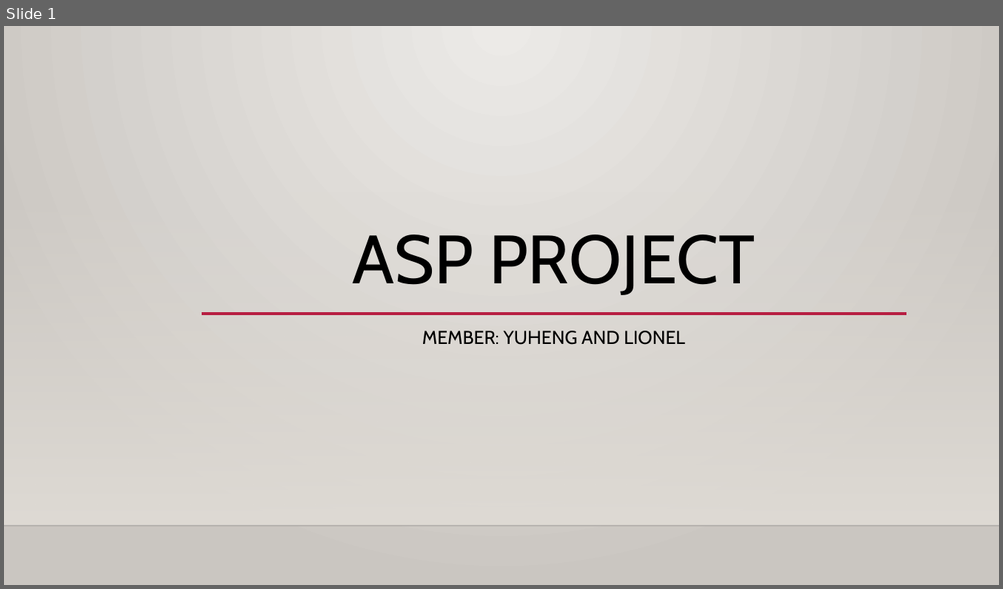
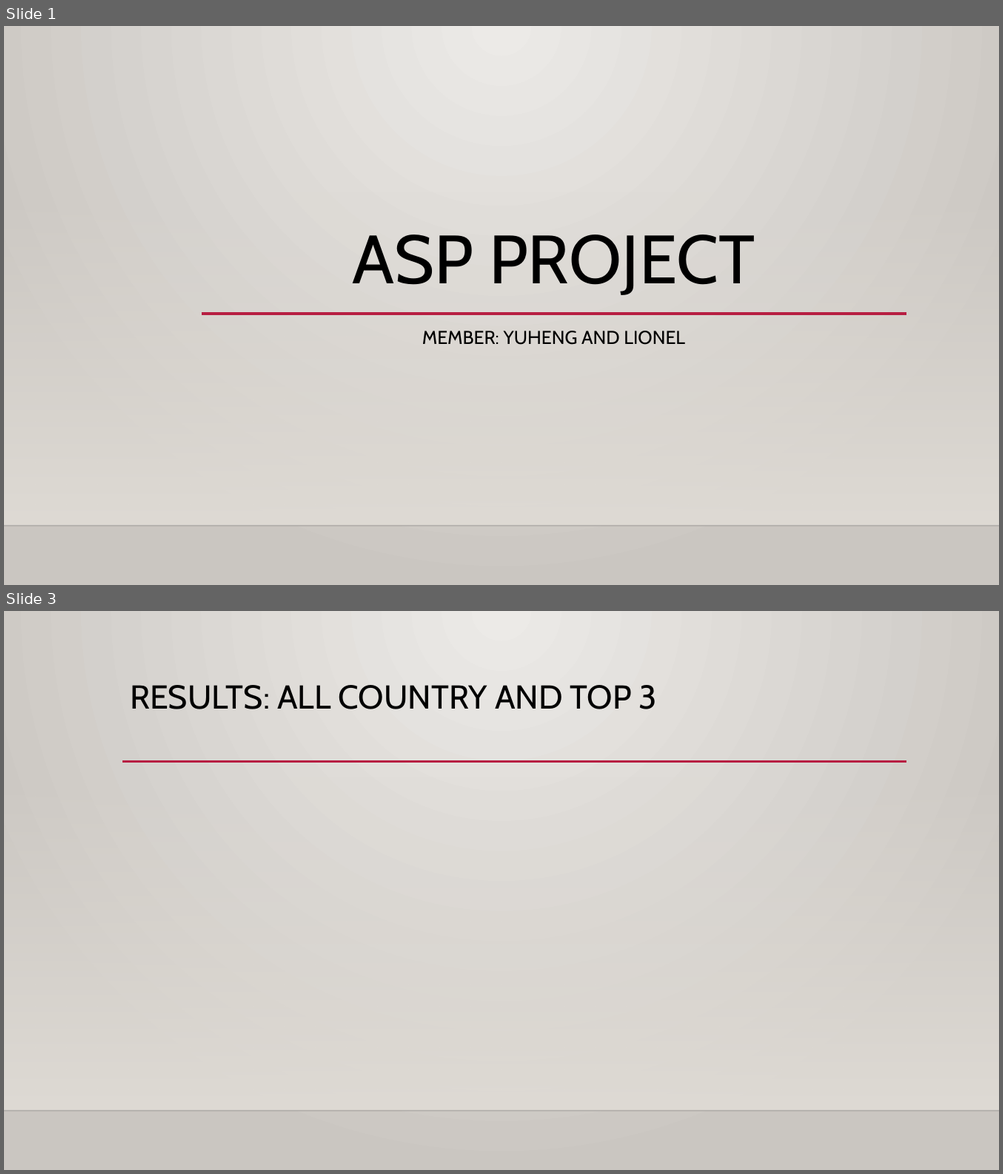
Before and after one commit to Nulifyy/Group2_Yuheng_ASP_Project, a slide deck: Group2_ASP_PPT_Slide.pptx. Shown one above the other, each under a label of ours: slide 1 before the commit, slides 1 and 3 after it; the slides between them are not shown. The pictures are 1003x589 and 1003x1174 pixels, drawn with LibreOffice and Linux fonts; fonts in the diff are those of the drawing; background and template pictures are left out. Boxes give left, top, right and bottom in pixels: in the first picture for what was removed or moved away, otherwise in the second. Text is boxed around its words. In the diff, an @@ line names an element or a change of style, - is before the commit and + after.

```diff
--- a/Group2_ASP_PPT_Slide.pptx
+++ b/Group2_ASP_PPT_Slide.pptx
@@ slide 3 added at box(4, 611, 999, 1170), background gradient #ECEAE7 to #CAC7C1; not listed: 2 template elements that a slide beside it also shows @@
@@ title added at box(130, 685, 657, 709), 32 pt, text #000000 @@
+RESULTS: ALL COUNTRY AND TOP 3
@@ line added from (122, 762) to (907, 762), #B71E42 2.5 pt @@
```
Also in this commit, not shown: 3 other slides added, 1 slide removed, 2 other files.
